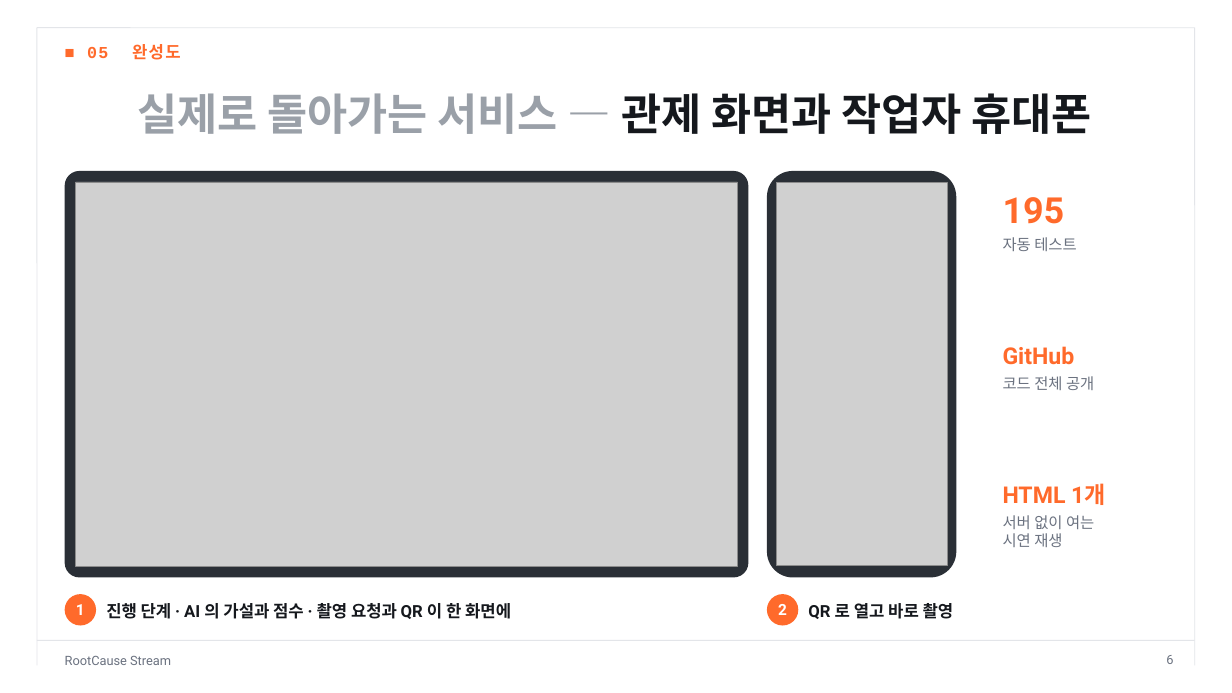
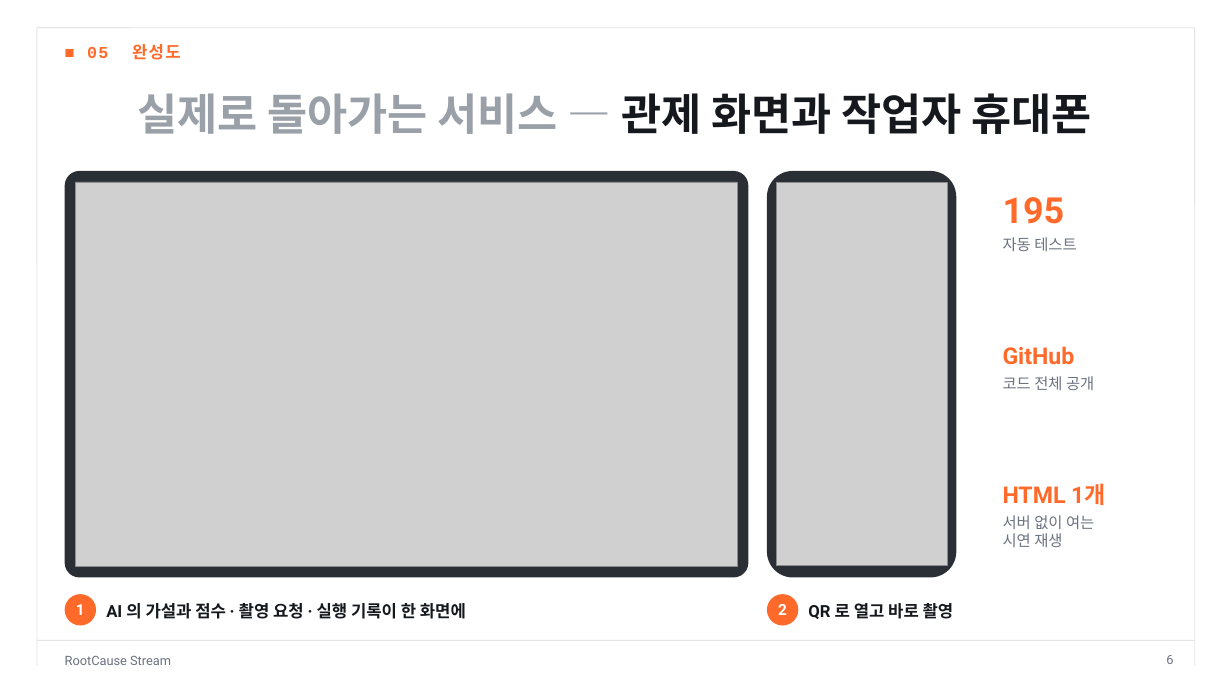
Before and after one commit to dlwogud/rootcause-stream, a slide deck: slide 6 of deck/RootCause_Stream_발표자료.pptx. Drawn at 1232x693 pixels with LibreOffice and Linux fonts; fonts in the diff are those of the drawing; grey boxes stand for pictures. Boxes give left, top, right and bottom in pixels: in the first picture for what was removed or moved away, otherwise in the second. Text is boxed around its words. In the diff, an @@ line names an element or a change of style, - is before the commit and + after.

```diff
--- a/deck/RootCause_Stream_발표자료.pptx
+++ b/deck/RootCause_Stream_발표자료.pptx
@@ text at [106, 603, 466, 619]: text changed @@
-진행 단계 · AI 의 가설과 점수 · 촬영 요청과 QR 이 한 화면에
+AI 의 가설과 점수 · 촬영 요청 · 실행 기록이 한 화면에
```
Also in this commit, not shown: 8 other files.
